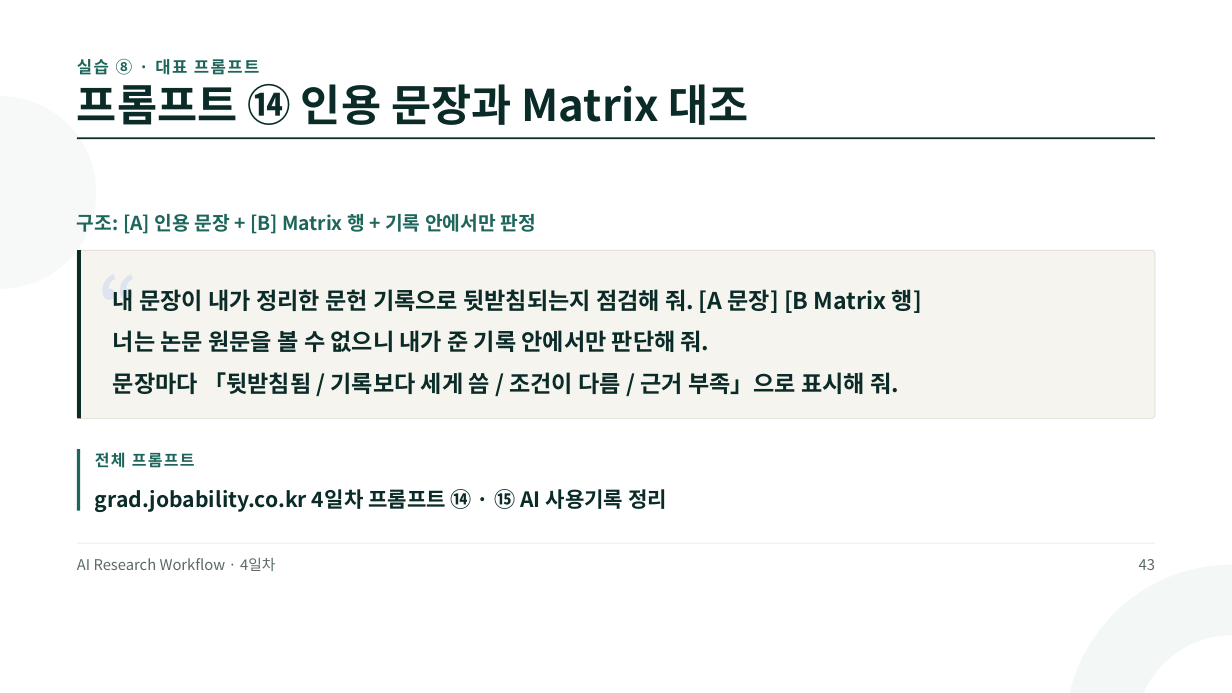
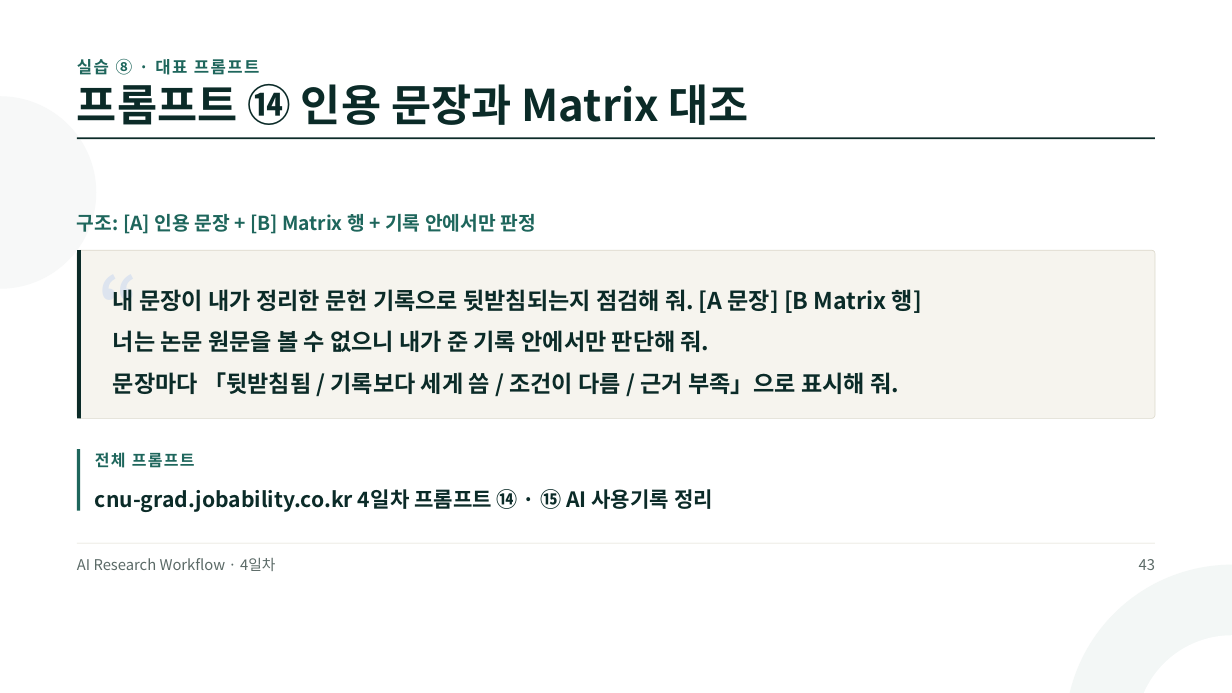
Before and after one commit to jungaistar/materials, a slide deck: slide 43 of grad/grad_day4.pptx. Drawn at 1232x693 pixels with LibreOffice and Linux fonts; fonts in the diff are those of the drawing. Boxes give left, top, right and bottom in pixels: in the first picture for what was removed or moved away, otherwise in the second. Text is boxed around its words. In the diff, an @@ line names an element or a change of style, - is before the commit and + after.

Commit message:
grad 강의 PT 3~5일차 갱신

```diff
--- a/grad/grad_day4.pptx
+++ b/grad/grad_day4.pptx
@@ text at (95, 489, 713, 512): text changed @@
-grad.jobability.co.kr 4일차 프롬프트 ⑭ · ⑮ AI 사용기록 정리
+cnu-grad.jobability.co.kr 4일차 프롬프트 ⑭ · ⑮ AI 사용기록 정리
```
Also in this commit, not shown: 7 other slides changed, 5 other files.
